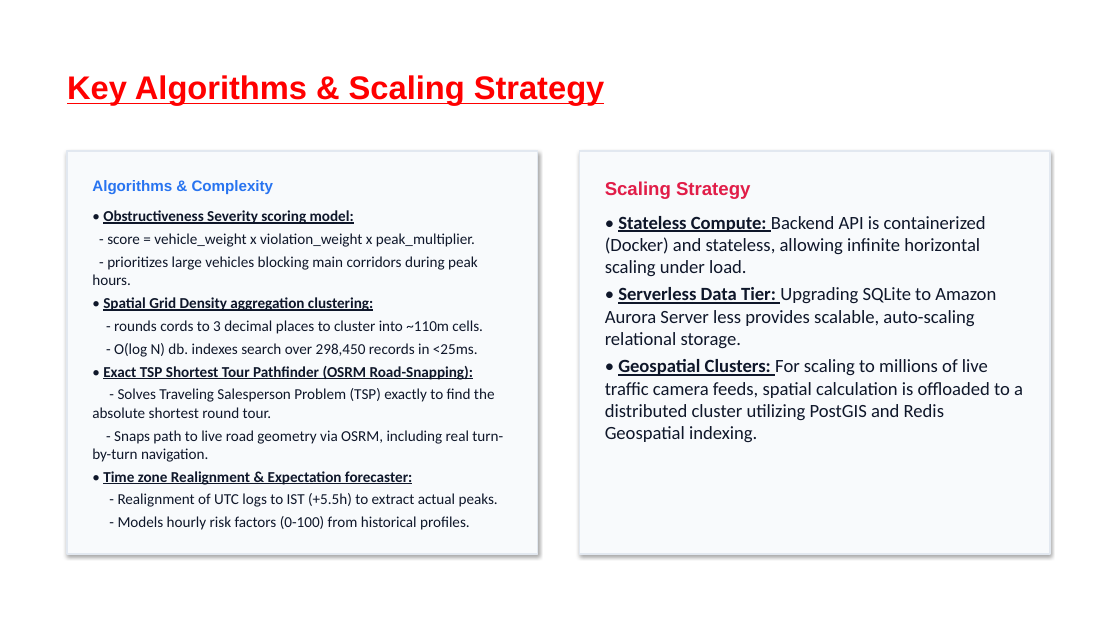
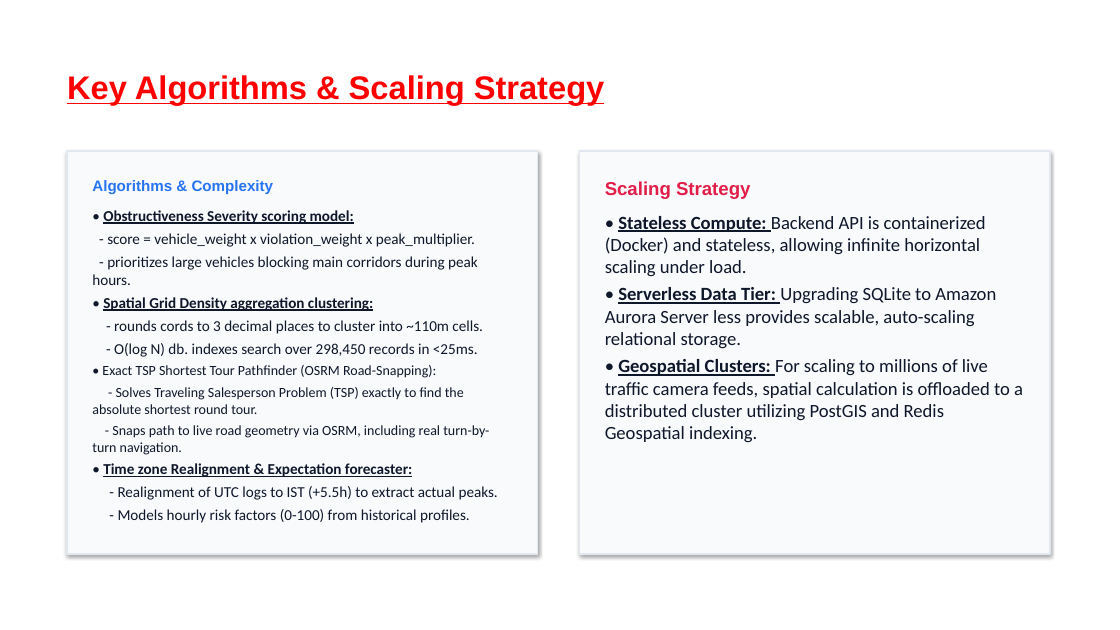
Before and after one commit to sb01022006/ai-parking-congestion-intelligence, a slide deck: slide 8 of Flikart_Grid_Lock_hackathon_Round_2_Confluent.pptx. Drawn at 1120x630 pixels with LibreOffice and Linux fonts; fonts in the diff are those of the drawing; background and template pictures are left out. Boxes give left, top, right and bottom in pixels: in the first picture for what was removed or moved away, otherwise in the second. Text is boxed around its words. In the diff, an @@ line names an element or a change of style, - is before the commit and + after.

```diff
--- a/Flikart_Grid_Lock_hackathon_Round_2_Confluent.pptx
+++ b/Flikart_Grid_Lock_hackathon_Round_2_Confluent.pptx
@@ text at <box>92,365,464,414</box>: size 13 to 12 pt in "• Exact TSP Shortest Tour Pathfinder (OSRM ...", "- Solves Traveling Salesperson Problem (TSP) exactly ..."; bold off, underline off in "Exact TSP Shortest Tour Pathfinder (OSRM Road-Snapping):" @@
@@ text at <box>92,425,489,455</box>: text changed; size 13 to 12 pt @@
-- Snaps path to live road geometry via OSRM, including real turn- by-turn navigation.
+- Snaps path to live road geometry via OSRM, including real turn-by-turn navigation.
```
Also in this commit, not shown: 3 other slides changed.
